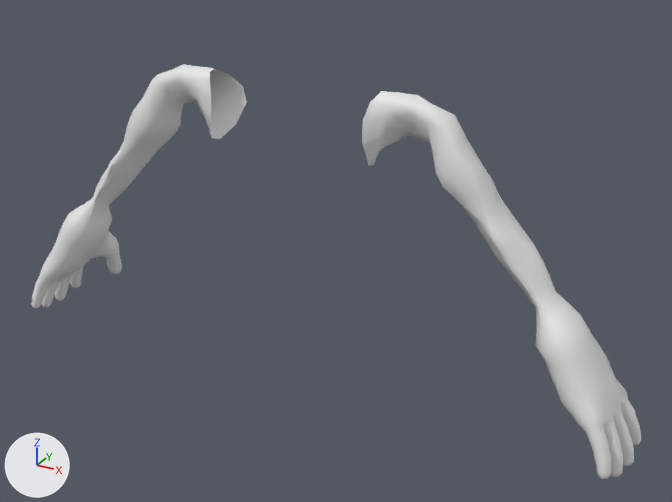
Before and after pictures for a commit that changed the FBX model Assets/Content/3Dmodels/Bodies/Humans/Males/Strong/3Dmodel_Body_Human_Male_Strong_ArmsBoth.fbx.
One viewpoint serves both versions: a 50 mm camera at (0.877, -1.444, 1.838) aimed at (0.077, 0.009, 1.111). The lights are fixed; the arrows at lower left show +X, +Y and +Z. The first picture is the older version. Both versions are drawn at full value of the shape key 'BlendShape_Sleeves_Default' of 'Body_Human_Male_Strong_ArmsBoth'; the numbers are the values there.

Names of what the first picture shows: 'Body_Human_Male_Strong_ArmsBoth'.
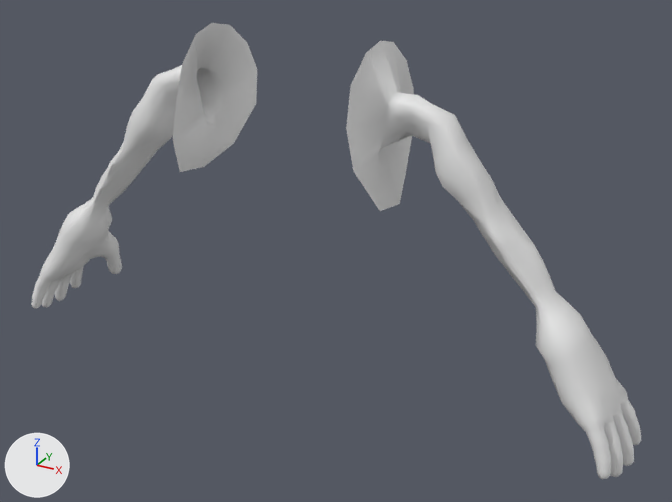
Boxes [x1, y1, x2, y2] around the edits, measured in the pictures (672 x 502 px; the box of a moved part takes in the faces that stretch with it):
'Body_Human_Male_Strong_ArmsBoth', reshaped (10% taller)
    before: [31, 64, 641, 479]
    after: [31, 23, 641, 479]
part 1 of me_body_human_male_strong_armsboth, moved or reshaped
    before: [197, 67, 247, 139]
    after: [173, 23, 257, 172]
part 2 of me_body_human_male_strong_armsboth, moved or reshaped
    before: [362, 91, 400, 165]
    after: [346, 40, 414, 211]

What changed in the scene script:
```text
Change me_body_human_male_strong_armsboth:
    used by ob_body_human_male_strong_armsboth; location = (0.0, 0.0, 0.0); rotation_euler = (0.0, 0.0, 3.142), in degrees (0, 0, 180)
    remove me_body_human_male_strong_armsboth.from_pydata(...)  # 1530 vertices, 1580 faces; spans x -0.683..0.683, y -0.111..0.108, z 0.829..1.445
    add me_body_human_male_strong_armsboth.from_pydata(...)  # 1530 vertices, 1580 faces; spans x -0.683..0.683, y -0.135..0.133, z 0.829..1.53
    me_body_human_male_strong_armsboth part 1
    me_body_human_male_strong_armsboth.vertices[1475].co: (0.161, 0.049, 1.36) -> (0.189, 0.133, 1.334)  # pixel (210, 117) -> pixel (172, 139)
    me_body_human_male_strong_armsboth.vertices[1479].co: (0.17, 0.04, 1.315) -> (0.216, 0.085, 1.252)  # pixel (211, 138) -> pixel (179, 172)
    me_body_human_male_strong_armsboth.vertices[1481].co: (0.178, 0.022, 1.439) -> (0.174, 0.063, 1.518)  # pixel (209, 72) -> pixel (196, 33)
    me_body_human_male_strong_armsboth.vertices[1487].co: (0.144, -0.048, 1.369) -> (0.178, -0.133, 1.343)  # pixel (246, 102) -> pixel (256, 103)
    me_body_human_male_strong_armsboth.vertices[1488].co: (0.149, -0.045, 1.401) -> (0.174, -0.135, 1.414)  # pixel (242, 86) -> pixel (257, 69)
    me_body_human_male_strong_armsboth.vertices[1489].co: (0.166, -0.026, 1.425) -> (0.174, -0.1, 1.475)  # pixel (229, 75) -> pixel (247, 42)
    me_body_human_male_strong_armsboth.vertices[1493].co: (0.152, -0.019, 1.33) -> (0.194, -0.068, 1.272)  # pixel (236, 124) -> pixel (233, 143)
    me_body_human_male_strong_armsboth.vertices[1494].co: (0.178, -0.008, 1.438) -> (0.173, -0.044, 1.517)  # pixel (219, 69) -> pixel (229, 24)
    me_body_human_male_strong_armsboth.vertices[1497].co: (0.168, 0.014, 1.307) -> (0.217, 0.006, 1.239)  # pixel (220, 139) -> pixel (204, 166)
    me_body_human_male_strong_armsboth.vertices[1498].co: (0.178, 0.009, 1.442) -> (0.175, 0.012, 1.53)  # pixel (213, 69) -> pixel (211, 22)
    me_body_human_male_strong_armsboth.vertices[1499].co: (0.169, 0.036, 1.427) -> (0.171, 0.112, 1.473)  # pixel (209, 80) -> pixel (182, 63)
    me_body_human_male_strong_armsboth.vertices[1500].co: (0.16, 0.046, 1.397) -> (0.175, 0.133, 1.407)  # pixel (211, 97) -> pixel (176, 102)
    me_body_human_male_strong_armsboth part 2
    me_body_human_male_strong_armsboth.vertices[1502].co: (-0.161, 0.049, 1.36) -> (-0.189, 0.133, 1.334)  # pixel (362, 141) -> pixel (353, 171)
    me_body_human_male_strong_armsboth.vertices[1503].co: (-0.178, 0.009, 1.442) -> (-0.175, 0.012, 1.53)  # pixel (381, 91) -> pixel (380, 40)
    me_body_human_male_strong_armsboth.vertices[1504].co: (-0.169, 0.036, 1.427) -> (-0.171, 0.112, 1.473)  # pixel (369, 102) -> pixel (350, 85)
    me_body_human_male_strong_armsboth.vertices[1508].co: (-0.17, 0.04, 1.315) -> (-0.216, 0.085, 1.252)  # pixel (368, 165) -> pixel (380, 211)
    me_body_human_male_strong_armsboth.vertices[1510].co: (-0.178, 0.022, 1.439) -> (-0.174, 0.063, 1.518)  # pixel (378, 94) -> pixel (366, 52)
    me_body_human_male_strong_armsboth.vertices[1517].co: (-0.144, -0.048, 1.369) -> (-0.178, -0.133, 1.343)
    me_body_human_male_strong_armsboth.vertices[1518].co: (-0.149, -0.045, 1.401) -> (-0.174, -0.135, 1.414)  # not seen -> pixel (413, 89)
    me_body_human_male_strong_armsboth.vertices[1519].co: (-0.166, -0.026, 1.425) -> (-0.174, -0.1, 1.475)  # not seen -> pixel (406, 60)
    me_body_human_male_strong_armsboth.vertices[1523].co: (-0.152, -0.019, 1.33) -> (-0.194, -0.068, 1.272)  # not seen -> pixel (405, 173)
    me_body_human_male_strong_armsboth.vertices[1524].co: (-0.178, -0.008, 1.438) -> (-0.173, -0.044, 1.517)  # pixel (385, 91) -> pixel (393, 42)
    me_body_human_male_strong_armsboth.vertices[1528].co: (-0.168, 0.014, 1.307) -> (-0.217, 0.006, 1.239)  # pixel (373, 165) -> pixel (399, 203)
    me_body_human_male_strong_armsboth.vertices[1529].co: (-0.16, 0.046, 1.397) -> (-0.175, 0.133, 1.407)  # pixel (362, 120) -> pixel (346, 128)
```
